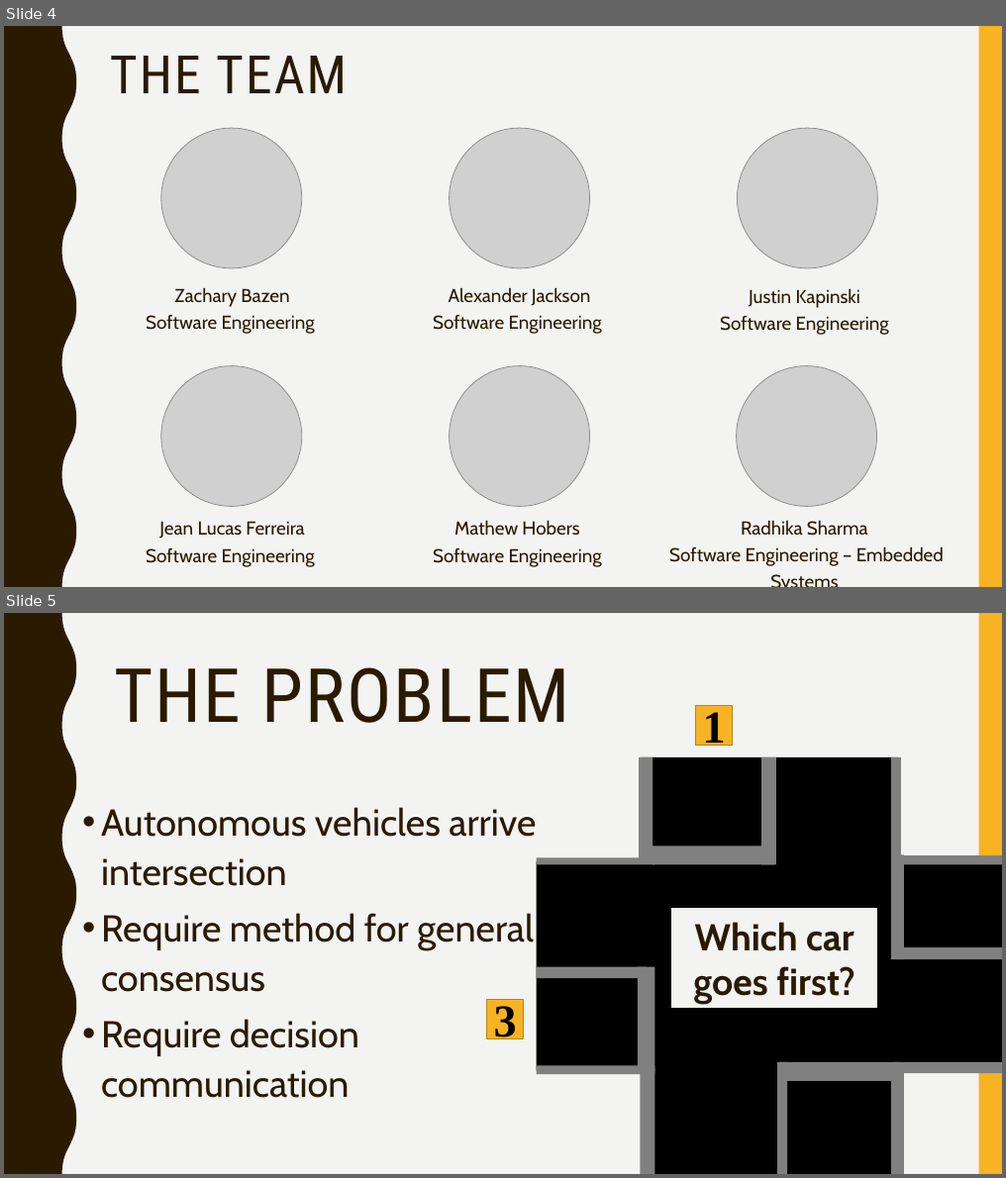
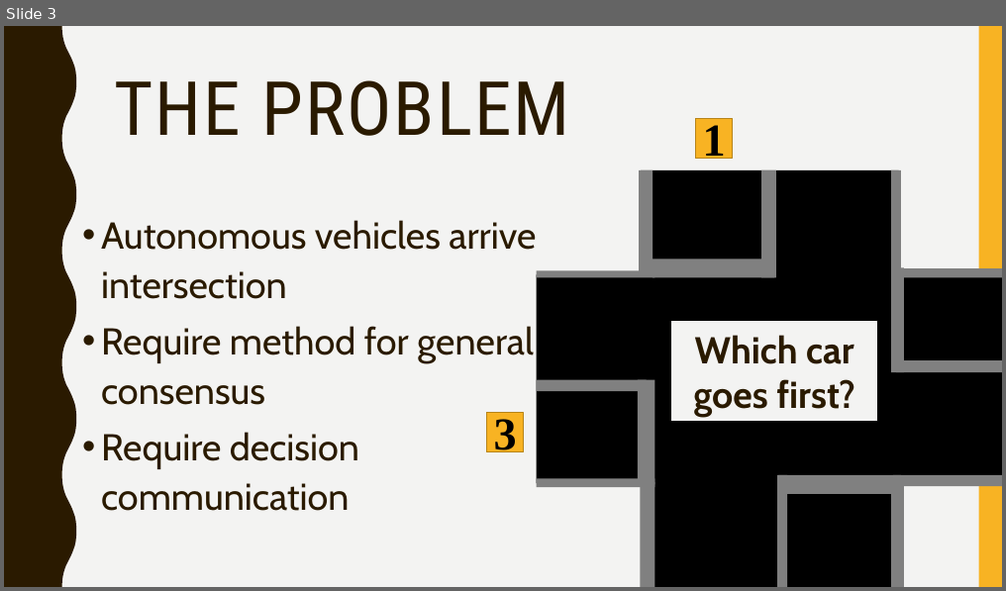
Before and after one commit to jean-lucas/vic, a slide deck: Presentation/Vehicle-Intersection-Control-Presentation.pptx. Shown one above the other, each under a label of ours: slides 4 and 5 before the commit, slide 3 after it. The pictures are 1006x1178 and 1006x591 pixels, drawn with LibreOffice and Linux fonts; fonts in the diff are those of the drawing; grey boxes stand for pictures. Boxes give left, top, right and bottom in pixels: in the first picture for what was removed or moved away, otherwise in the second. Text is boxed around its words. In the diff, an @@ line names an element or a change of style, - is before the commit and + after.

```diff
--- a/Presentation/Vehicle-Intersection-Control-Presentation.pptx
+++ b/Presentation/Vehicle-Intersection-Control-Presentation.pptx
@@ slide 4 removed at bbox=[4, 26, 1002, 587], background #F3F3F2; not listed: 2 template elements that a slide beside it also shows @@
@@ title removed at bbox=[110, 56, 347, 93] @@
-THE TEAM
@@ picture removed at bbox=[161, 128, 302, 269] @@
@@ picture removed at bbox=[450, 128, 590, 269] @@
@@ picture removed at bbox=[737, 128, 877, 269] @@
@@ text removed at bbox=[146, 287, 315, 334] @@
-Zachary Bazen
-Software Engineering
@@ text removed at bbox=[433, 287, 602, 334] @@
-Alexander Jackson
-Software Engineering
@@ text removed at bbox=[720, 288, 889, 335] @@
-Justin Kapinski
-Software Engineering
@@ picture removed at bbox=[161, 367, 302, 507] @@
@@ picture removed at bbox=[450, 367, 590, 507] @@
@@ picture removed at bbox=[737, 367, 877, 507] @@
@@ text removed at bbox=[146, 521, 315, 568] @@
-Jean Lucas Ferreira Software Engineering
@@ text removed at bbox=[433, 520, 602, 568] @@
-Mathew Hobers
-Software Engineering
@@ text removed at bbox=[669, 520, 944, 567] @@
-Radhika Sharma
-Software Engineering – Embedded Systems
@@ what was slide 5 is now slide 3 @@
```
Also in this commit, not shown: 6 slides changed, 5 slides added, 4 other slides removed.
